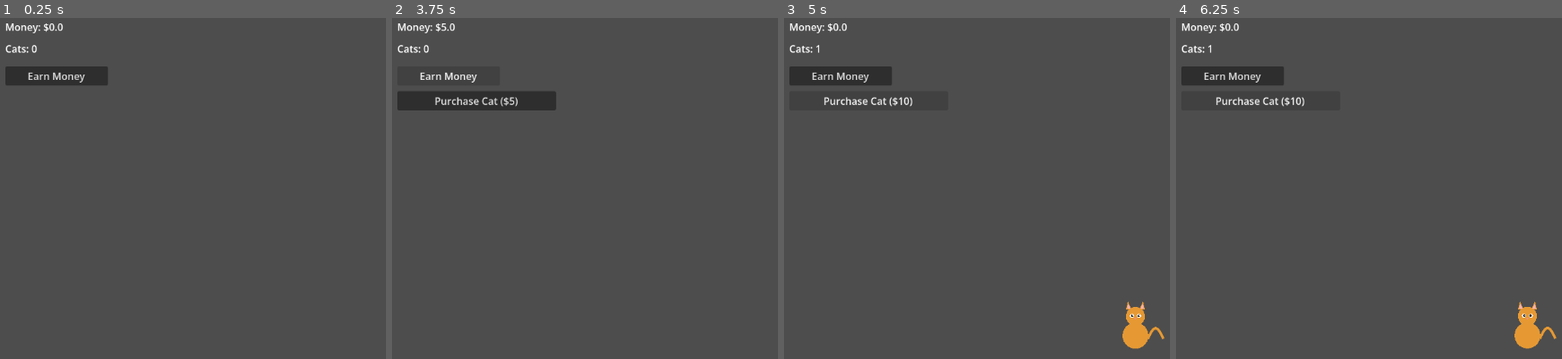
Above: before the commit, frames 1-4 (left to right).
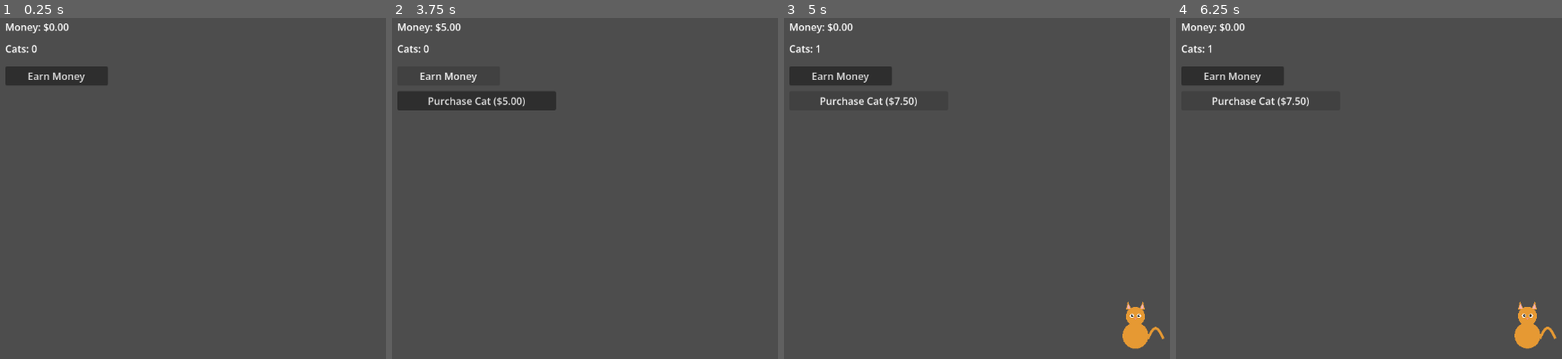
Above: after the commit, the same moments.

Repository: jaggasaurus-rex/cat-idler
Game: Godot game, scene res://scenes/Main.tscn
The game is run twice, just before and just after one commit, with the same random seed, the same clock (stepped at 60 frames per second) and the same inputs.
Inputs:
- Up to frame 1 (0.25 s): no input
- Up to frame 2 (3.75 s): click "Earn Money" at 0.5 s; click "Earn Money" at 1.25 s; click "Earn Money" at 2 s; tap Enter at 2.75 s; tap Space at 3.5 s
- Up to frame 3 (5 s): click "Purchase Cat ($5)" (after the commit: "Purchase Cat ($5.00)") at 4.25 s
- Up to frame 4 (6.25 s): click "Purchase Cat ($10)" (after the commit: "Purchase Cat ($7.50)") at 5 s; click "Purchase Cat ($10)" (after the commit: "Purchase Cat ($7.50)") at 5.75 s

The runs differ from the first frame. In frame 1, less than 0.1% of the frame differs, in the area x 16-18%, y 1-4%; in frame 2, 0.4%; in frame 3, 0.4%, in the area x 9-35%, y 1-27%; in frame 4, 0.4%.

Commit message:
Display money and cat cost to 2 decimal places
- Main.gd: %.1f -> %.2f for MoneyLabel; %.0f -> %.2f for PurchaseCatButton
- GameState.gd: next_cat_cost multiplier 2.0 -> 1.5 (cost curve now
  $5.00 -> $7.50 -> $11.25 -> $16.88 -> ..., 2dp display is meaningful)
- Main.tscn: Godot-assigned unique_ids and grow_* properties (editor pass)
- CONTEXT.md: updated money counter and purchase button descriptions

Diff:
--- a/autoloads/GameState.gd
+++ b/autoloads/GameState.gd
@@ -26,7 +26,7 @@
 		return
 	money -= next_cat_cost
 	cats += 1
-	next_cat_cost *= 2.0
+	next_cat_cost *= 1.5
 	if not onlypaws_unlocked and cats >= 3:
 		onlypaws_unlocked = true
 	_update_paws_rate()
--- a/scenes/Main.gd
+++ b/scenes/Main.gd
@@ -16,9 +16,9 @@
 
 
 func _process(_delta: float) -> void:
-	money_label.text = "Money: $%.1f" % GameState.money
+	money_label.text = "Money: $%.2f" % GameState.money
 	cats_label.text = "Cats: %d" % GameState.cats
-	purchase_cat_button.text = "Purchase Cat ($%.0f)" % GameState.next_cat_cost
+	purchase_cat_button.text = "Purchase Cat ($%.2f)" % GameState.next_cat_cost
 	onlypaws_income_label.text = "Onlypaws: $%.0f/sec" % GameState.paws_income_rate
 
 	if GameState.shop_unlocked and not purchase_cat_button.visible:
--- a/scenes/Main.tscn
+++ b/scenes/Main.tscn
@@ -2,14 +2,16 @@
 
 [ext_resource type="Script" uid="uid://o5gwfm8dh73h" path="res://scenes/Main.gd" id="1"]
 
-[node name="Main" type="Control"]
+[node name="Main" type="Control" unique_id=613534989]
 layout_mode = 3
 anchors_preset = 15
 anchor_right = 1.0
 anchor_bottom = 1.0
+grow_horizontal = 2
+grow_vertical = 2
 script = ExtResource("1")
 
-[node name="MoneyLabel" type="Label" parent="."]
+[node name="MoneyLabel" type="Label" parent="." unique_id=1899892703]
 layout_mode = 0
 offset_left = 20.0
 offset_top = 20.0
@@ -17,7 +19,7 @@
 offset_bottom = 50.0
 text = "Money: $0.0"
 
-[node name="CatsLabel" type="Label" parent="."]
+[node name="CatsLabel" type="Label" parent="." unique_id=1595888146]
 layout_mode = 0
 offset_left = 20.0
 offset_top = 55.0
@@ -25,7 +27,7 @@
 offset_bottom = 85.0
 text = "Cats: 0"
 
-[node name="EarnMoneyButton" type="Button" parent="."]
+[node name="EarnMoneyButton" type="Button" parent="." unique_id=1094360717]
 layout_mode = 0
 offset_left = 20.0
 offset_top = 95.0
@@ -33,49 +35,49 @@
 offset_bottom = 125.0
 text = "Earn Money"
 
-[node name="PurchaseCatButton" type="Button" parent="."]
+[node name="PurchaseCatButton" type="Button" parent="." unique_id=375900732]
+visible = false
 layout_mode = 0
 offset_left = 20.0
 offset_top = 135.0
 offset_right = 275.0
 offset_bottom = 165.0
-visible = false
 text = "Purchase Cat ($5)"
 
-[node name="OnlypawsButton" type="Button" parent="."]
+[node name="OnlypawsButton" type="Button" parent="." unique_id=519044290]
+visible = false
 layout_mode = 0
 offset_left = 20.0
 offset_top = 175.0
 offset_right = 275.0
 offset_bottom = 205.0
-visible = false
 text = "Sell pics on Onlypaws"
 
-[node name="OnlypawsIncomeLabel" type="Label" parent="."]
+[node name="OnlypawsIncomeLabel" type="Label" parent="." unique_id=1013931731]
+visible = false
 layout_mode = 0
 offset_left = 20.0
 offset_top = 210.0
 offset_right = 350.0
 offset_bottom = 235.0
-visible = false
 text = "Onlypaws: $0/sec"
 
-[node name="OnlypawsInfoPanel" type="PanelContainer" parent="."]
+[node name="OnlypawsInfoPanel" type="PanelContainer" parent="." unique_id=820538870]
+visible = false
 layout_mode = 0
 offset_left = 20.0
 offset_top = 62.0
 offset_right = 420.0
 offset_bottom = 170.0
-visible = false
 
-[node name="InfoLabel" type="Label" parent="OnlypawsInfoPanel"]
+[node name="InfoLabel" type="Label" parent="OnlypawsInfoPanel" unique_id=1796548188]
 layout_mode = 2
-autowrap_mode = 3
 text = "Post your cats on Onlypaws!
 Earns $1/sec for every 3 cats you own.
 Buy more cats to increase your income."
+autowrap_mode = 3
 
-[node name="CatContainer" type="Node2D" parent="."]
+[node name="CatContainer" type="Node2D" parent="." unique_id=324393987]
 position = Vector2(576, 530)
 
 [connection signal="pressed" from="EarnMoneyButton" to="." method="_on_earn_money_button_pressed"]
Not shown, changed: CONTEXT.md
